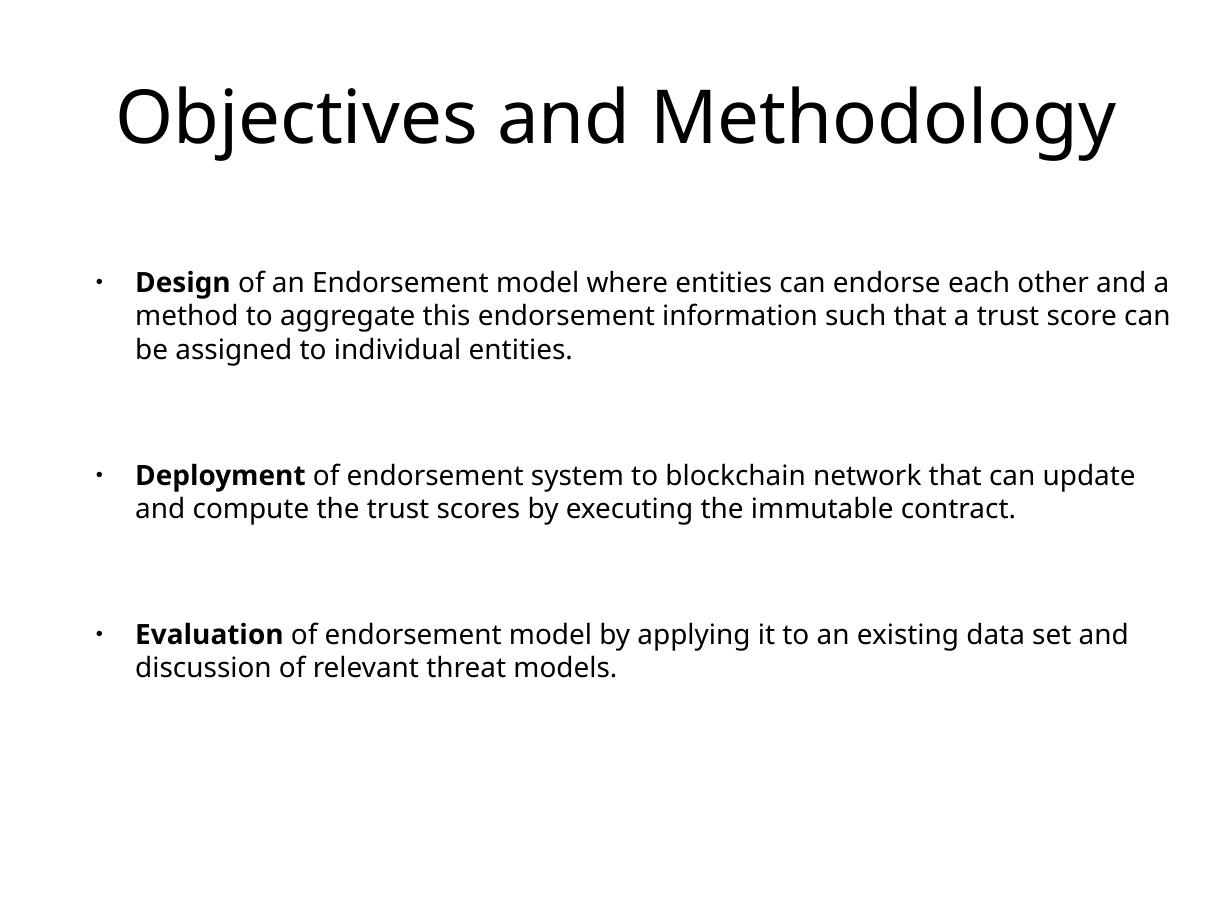
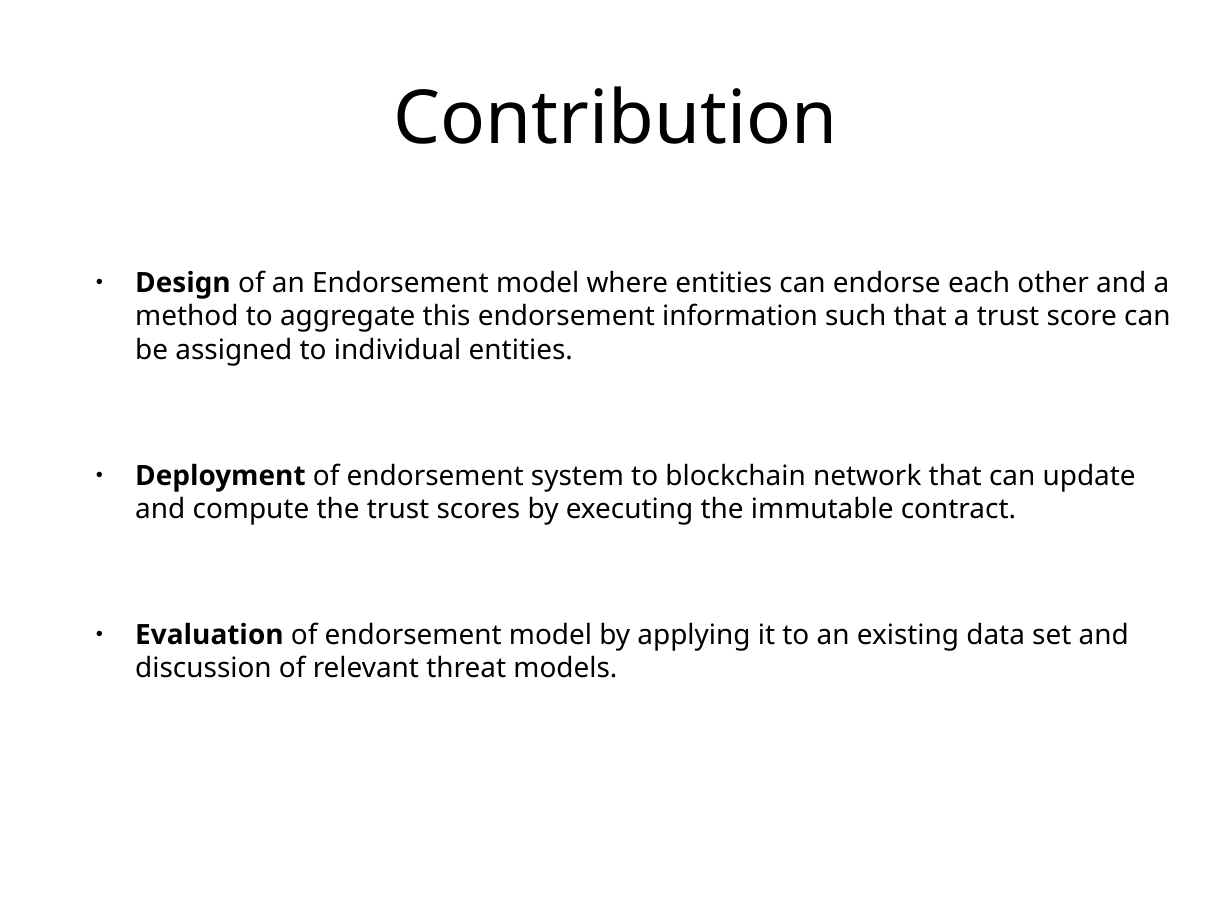
Before and after one commit to s2-t2/blockchain_reputation_system, a slide deck: slide 8 of documents/Presentation/Presentationv1.odp. Drawn at 1232x924 pixels with LibreOffice and Linux fonts; fonts in the diff are those of the drawing. Boxes give left, top, right and bottom in pixels: in the first picture for what was removed or moved away, otherwise in the second. Text is boxed around its words. In the diff, an @@ line names an element or a change of style, - is before the commit and + after.

```diff
--- a/documents/Presentation/Presentationv1.odp
+++ b/documents/Presentation/Presentationv1.odp
@@ title at (394, 86, 838, 144): text changed @@
-Objectives and Methodology
+Contribution
```
Also in this commit, not shown: 5 other slides changed, 3 slides added, 3 slides removed, 3 other files.
